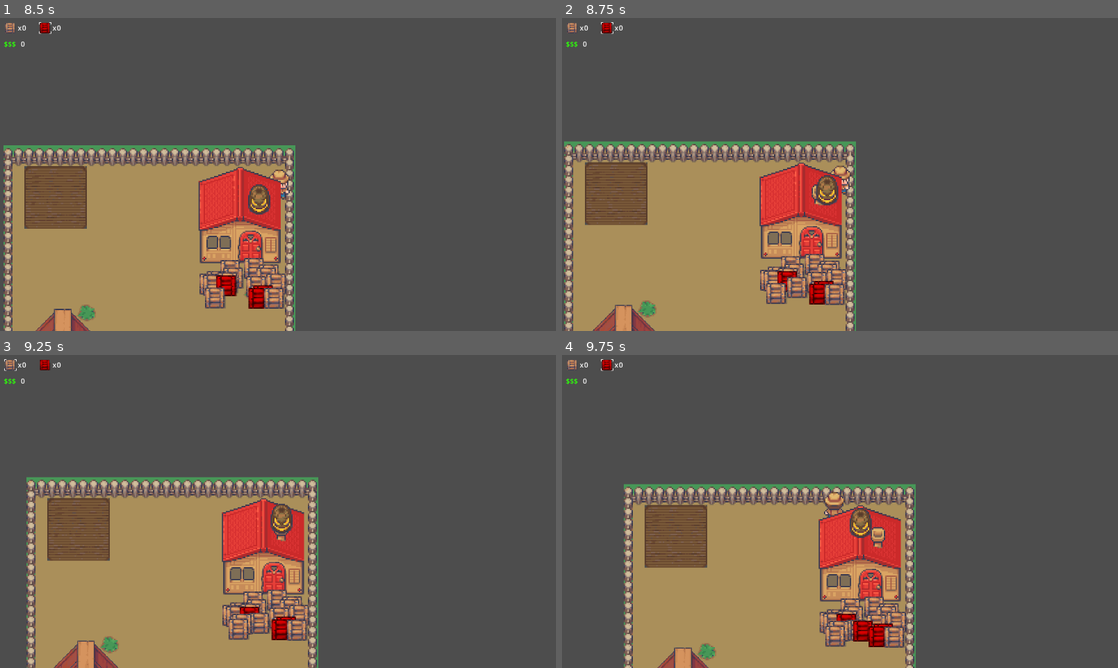
Above: before the commit, frames 1-4 (two rows, left to right).
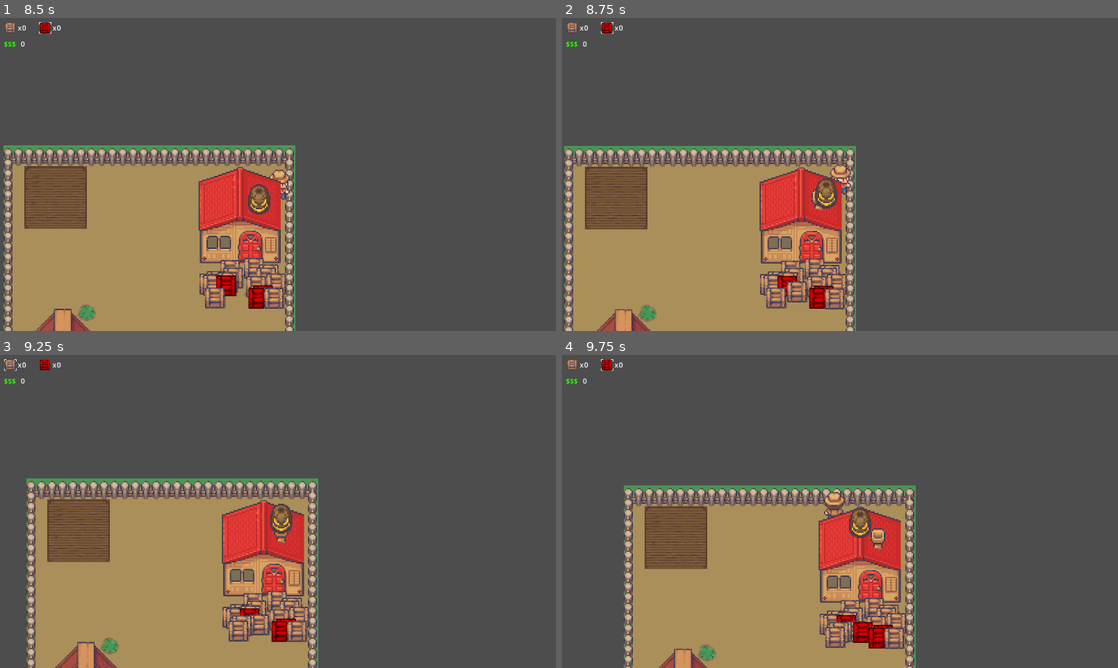
Above: after the commit, the same moments.

Repository: higorsilveira/mini-jame-gam
Game: Godot game, scene res://Scenes/game.tscn
Same seed, same stepped clock (60 frames per second), same inputs: the game is played once before the commit and once after it.
Inputs (mouse positions are in pixels of both pictures, inside the frame that each line leads up to):
- Up to frame 1 (8.5 s): move the mouse to (250, 237) at 0.52 s; hold W (move_up) 0.53-2.03 s; right-click (250, 237) at 0.6 s; click (250, 237) at 0.8 s; move the mouse to (444, 221) at 1.27 s; click (444, 221) at 1.35 s; right-click (444, 221) at 1.55 s; move the mouse to (111, 127) at 2.02 s; hold A (move_left) 2.03-3.53 s; right-click (111, 127) at 2.1 s; click (111, 127) at 2.3 s; move the mouse to (305, 174) at 2.77 s; click (305, 174) at 2.85 s; right-click (305, 174) at 3.05 s; move the mouse to (194, 96) at 3.52 s; hold S (move_down) 3.53-4.28 s; right-click (194, 96) at 3.6 s; click (194, 96) at 3.8 s; move the mouse to (400, 158) at 4.27 s; hold D (move_right) 4.28-5.03 s; click (400, 158) at 4.35 s; right-click (400, 158) at 4.55 s; move the mouse to (166, 190) at 5.02 s; hold W (move_up) 5.03-5.78 s; right-click (166, 190) at 5.1 s; click (166, 190) at 5.3 s; move the mouse to (333, 105) at 5.77 s; hold D (move_right) 5.78-8.03 s; click (333, 105) at 5.85 s; right-click (333, 105) at 6.05 s; move the mouse to (250, 237) at 6.52 s; right-click (250, 237) at 6.6 s; click (250, 237) at 6.8 s; move the mouse to (444, 221) at 7.27 s; click (444, 221) at 7.35 s; right-click (444, 221) at 7.55 s; move the mouse to (111, 127) at 8.02 s; hold S (move_down) from 8.03 s (still down); right-click (111, 127) at 8.1 s; click (111, 127) at 8.3 s
- Up to frame 2 (8.75 s): keep holding S (move_down)
- Up to frame 3 (9.25 s): move the mouse to (305, 511) at 8.77 s; release S (move_down) at 8.78 s; hold A (move_left) from 8.78 s (still down); click (305, 511) at 8.85 s; right-click (305, 511) at 9.05 s
- Up to frame 4 (9.75 s): move the mouse to (756, 433) at 9.52 s; release A (move_left) at 9.53 s; hold W (move_up) from 9.53 s (still down); right-click (756, 433) at 9.6 s

Frame 1 is identical in both runs. In frame 2, 9.4% of the frame differs, in the area x 0-53%, y 39-100%; in frame 3, 5.9%; in frame 4, 5.6%.

Commit message:
purpurina

Diff:
--- /dev/null
+++ b/Scenes/DamageNumber.tscn
@@ -0,0 +1,10 @@
+[gd_scene load_steps=2 format=3 uid="uid://c5pdqsauv26x7"]
+
+[ext_resource type="Script" uid="uid://b48vokq12oakt" path="res://Scripts/damage_number.gd" id="1_n4jia"]
+
+[node name="DamageNumber" type="Node2D"]
+script = ExtResource("1_n4jia")
+
+[node name="Label" type="Label" parent="."]
+offset_right = 40.0
+offset_bottom = 23.0
--- a/Scripts/GameController.gd
+++ b/Scripts/GameController.gd
@@ -6,9 +6,9 @@
 var selected_box: int = 0  # 0 = comum, 1 = explosiva
 var gameFinished := false
 
-# Carrega as cenas dos projéteis em tempo de compilação
 const COMMON_BOX_PROJECTILE_SCENE: PackedScene = preload("res://Scenes/BoxCommonProjectile.tscn")
 const EXPLOSIVE_BOX_PROJECTILE_SCENE: PackedScene = preload("res://Scenes/BoxExplosiveProjectile.tscn")
+const DAMAGE_NUMBER_SCENE: PackedScene = preload("res://Scenes/DamageNumber.tscn")
 
 func restartGame() -> void:
 	qtdCommonBoxesHeld = 0
@@ -69,7 +69,6 @@
 	if directionMouse == Vector2.ZERO:
 		return
 
-	# Garante que tem munição
 	if selected_box == 0 and qtdCommonBoxesHeld <= 0:
 		return
 	if selected_box == 1 and qtdExplosiveBoxesHeld <= 0:
@@ -93,16 +92,26 @@
 	if proj.has_method("set_direction"):
 		proj.call("set_direction", directionMouse.normalized())
 
-	# Desconta a caixa usada como munição
 	if selected_box == 0:
 		subCommonBoxes()
 	else:
 		subExplosivesBoxes()
 
-	# Se tiver um nó "Boxes_projectile" na cena:
 	var root: Node = get_tree().current_scene
 	var boxes_proj_node: Node = root.get_node_or_null("Boxes_projectile")
 	if boxes_proj_node:
 		boxes_proj_node.add_child(proj)
 	else:
 		root.add_child(proj)
+
+func show_damage_number(amount: int, position: Vector2, is_player: bool = false) -> void:
+	if DAMAGE_NUMBER_SCENE == null:
+		return
+
+	var n := DAMAGE_NUMBER_SCENE.instantiate() as Node2D
+	n.global_position = position
+
+	get_tree().current_scene.add_child(n)
+
+	if n.has_method("setup"):
+		n.call("setup", str(amount), is_player)
--- /dev/null
+++ b/Scripts/damage_number.gd
@@ -0,0 +1,32 @@
+extends Node2D
+
+@export var float_distance: float = 24.0
+@export var duration: float = 0.5
+
+@onready var label: Label = $Label
+
+var elapsed: float = 0.0
+var start_pos: Vector2
+
+
+func setup(text: String, is_player: bool = false) -> void:
+	label.text = text
+	if is_player:
+		modulate = Color(1.0, 0.3, 0.3, 1.0)
+	else:
+		modulate = Color(1.0, 1.0, 0.3, 1.0)
+
+
+func _ready() -> void:
+	start_pos = global_position
+
+
+func _process(delta: float) -> void:
+	elapsed += delta
+	var t : float = clamp(elapsed / duration, 0.0, 1.0)
+
+	global_position = start_pos + Vector2(0, -float_distance * t)
+	modulate.a = 1.0 - t
+
+	if t >= 1.0:
+		queue_free()
--- a/Scripts/enemy_1.gd
+++ b/Scripts/enemy_1.gd
@@ -8,6 +8,7 @@
 @onready var hitbox: CollisionShape2D = $CollisionShape2D
 @onready var damage_area: Area2D = $DamageArea
 @onready var damage_shape: CollisionShape2D = $DamageArea/CollisionShape2D
+@onready var sprite: CanvasItem = $Sprite2D
 
 var active: bool = false
 var hitpoints: float = 0.0
@@ -19,7 +20,6 @@
 	hitbox.set_deferred("disabled", true)
 	damage_shape.set_deferred("disabled", true)
 
-	# Conecta a área de dano ao callback
 	damage_area.body_entered.connect(_on_damage_area_body_entered)
 
 
@@ -38,6 +38,11 @@
 
 	print("enemy take hit")
 	hitpoints -= damage
+
+	GameController.show_damage_number(damage, global_position, false)
+
+	_flash_damage()
+
 	if hitpoints <= 0.0:
 		die()
 
@@ -63,4 +68,10 @@
 		return
 
 	if body.is_in_group("player") and body.has_method("take_damage"):
-		body.take_damage(damage_to_player)
+		body.take_damage(damage_to_player, global_position)
+
+
+func _flash_damage() -> void:
+	sprite.modulate = Color(1, 0.5, 0.5, 1.0)
+	await get_tree().create_timer(0.1).timeout
+	sprite.modulate = Color(1, 1, 1, 1)
--- a/Scripts/player.gd
+++ b/Scripts/player.gd
@@ -3,6 +3,8 @@
 @export var speed: float = 200.0
 @export var max_hitpoints: int = 5
 @export var invincibility_time: float = 0.5
+@export var knockback_force: float = 250.0
+@export var knockback_duration: float = 0.15
 
 @onready var anim: AnimatedSprite2D = $AnimatedSprit2D
 @onready var marker_2d: Marker2D = $Marker2D
@@ -10,6 +12,8 @@
 var last_direction: Vector2 = Vector2.DOWN
 var hitpoints: int = 0
 var can_take_damage: bool = true
+var knockback_timer: float = 0.0
+
 
 func _ready() -> void:
 	add_to_group("player")
@@ -19,31 +23,31 @@
 func _physics_process(delta: float) -> void:
 	var input_vector: Vector2 = Vector2.ZERO
 
-	input_vector.x = Input.get_action_strength("move_right") - Input.get_action_strength("move_left")
-	input_vector.y = Input.get_action_strength("move_down") - Input.get_action_strength("move_up")
+	if knockback_timer <= 0.0:
+		input_vector.x = Input.get_action_strength("move_right") - Input.get_action_strength("move_left")
+		input_vector.y = Input.get_action_strength("move_down") - Input.get_action_strength("move_up")
+		input_vector = input_vector.normalized()
 
-	input_vector = input_vector.normalized()
+		if Input.is_action_just_pressed("switch_box"):
+			GameController.switchBox()
 
-	# Trocar tipo de caixa
-	if Input.is_action_just_pressed("switch_box"):
-		GameController.switchBox()
+		if Input.is_action_just_pressed("throw_box"):
+			var dir: Vector2 = last_direction
+			if dir == Vector2.ZERO:
+				dir = Vector2.DOWN
+			var mouse_pos: Vector2 = get_global_mouse_position()
+			GameController.throw_selected_box(marker_2d.global_position, mouse_pos, dir)
 
-	# Arremessar caixa
-	if Input.is_action_just_pressed("throw_box"):
-		var dir: Vector2 = last_direction
-		if dir == Vector2.ZERO:
-			dir = Vector2.DOWN
-		var mouse_pos: Vector2 = get_global_mouse_position()
-		GameController.throw_selected_box(marker_2d.global_position, mouse_pos, dir)
+		velocity = input_vector * speed
+	else:
+		knockback_timer -= delta
 
-	velocity = input_vector * speed
 	move_and_slide()
-
 	_update_animation(input_vector)
 
 
 func _update_animation(input_vector: Vector2) -> void:
-	if input_vector.length() > 0.0:
+	if input_vector.length() > 0.0 and knockback_timer <= 0.0:
 		if abs(input_vector.x) > abs(input_vector.y):
 			if input_vector.x > 0.0:
 				anim.play("move_right")
@@ -70,7 +74,7 @@
 				anim.play("idle_down")
 
 
-func take_damage(amount: int) -> void:
+func take_damage(amount: int, from_position: Vector2) -> void:
 	if not can_take_damage:
 		return
 
@@ -78,18 +82,24 @@
 	hitpoints -= amount
 	print("Player levou dano:", amount, " | HP:", hitpoints)
 
+	GameController.show_damage_number(amount, global_position, true)
+
+	var knock_dir: Vector2 = (global_position - from_position).normalized()
+	if knock_dir == Vector2.ZERO:
+		knock_dir = Vector2.DOWN
+	velocity = knock_dir * knockback_force
+	knockback_timer = knockback_duration
+
 	if hitpoints <= 0:
 		die()
 		return
 
-	# Invencibilidade temporária
 	_flash_damage()
 	await get_tree().create_timer(invincibility_time).timeout
 	can_take_damage = true
 
 
 func _flash_damage() -> void:
-	# Efeito simples: piscar o player
 	anim.modulate = Color(1, 0.5, 0.5, 1.0)
 	await get_tree().create_timer(0.1).timeout
 	anim.modulate = Color(1, 1, 1, 1)
@@ -98,7 +108,4 @@
 func die() -> void:
 	print("Player morreu!")
 	GameController.gameFinished = true
-	# Você pode querer travar o movimento / input visualmente
 	set_physics_process(false)
-	# opcional: esconder o player
-	# hide()
Not shown, added: Scripts/damage_number.gd.uid
